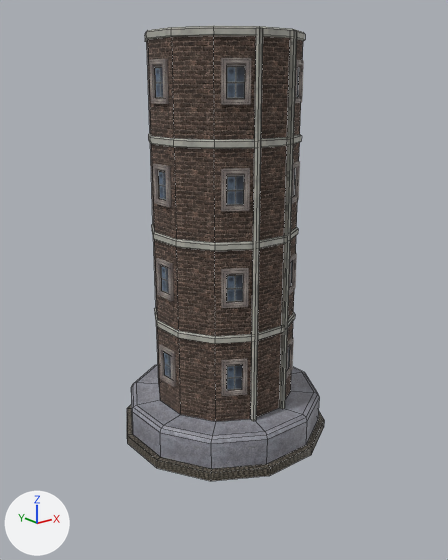
A saved change to the FBX model Assets/_Presentation/3D_assets/Modular_assets_street/building/adrews_pisya.fbx.
Rendered twice from a 50 mm camera at (-20.5, -25.6, 16.7) aimed at (-0.4, -0.5, 6.7). Arrows for +X, +Y and +Z are at lower left; the lights stay in place. The older version comes first. Mesh edges are drawn as thin lines on the coarser meshes. Where no turn or scale is listed for an object, it has been applied to the vertices.

In view in the first picture: 'Brick_wall.003', 'Brick_wall.009', 'Brick_wall.010', 'window5.001'.
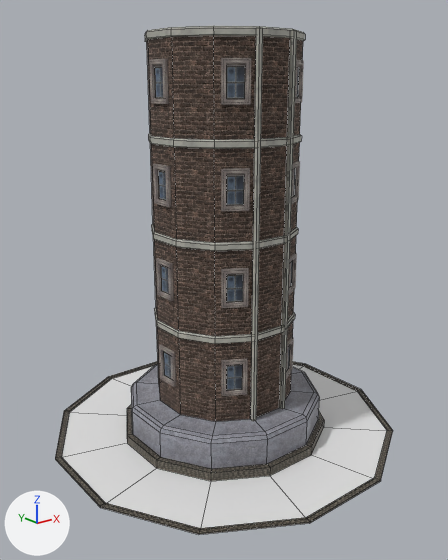
Changed parts and their boxes (x1, y1, x2, y2) in the pictures (448 x 560 px; the box of a moved part takes in the faces that stretch with it):
'Brick_wall.010', reshaped (71% wider, 48% taller): before (127, 364, 324, 481); after (55, 361, 393, 535)
part 1 of me_cube_010, moved or reshaped: (251, 28, 294, 421) in both
part 2 of me_cube_094, added: after (55, 361, 393, 535)

What the commit changed:
Material 'Material.003' (mat_material_003) is new.
Its base color is (0.8, 0.8, 0.8) (white #e7e7e7).
me_cube_010 is used by ob_brick_wall_003; location (-1.17, 3.64, 0.0).
Verts and faces of me_cube_010; kept vertices keep their numbers, new ones are numbered from 253.
Before the commit, vertices of me_cube_010: 233 (2.0, -7.7, 19.1) at pixel (293, 30), 234 (2.0, -7.7, 0.0) at pixel (282, 409), 235 (2.2, -7.7, 0.0) at pixel (284, 408), 236 (2.2, -7.7, 19.1) at pixel (296, 30), 237 (2.2, -7.7, 0.0) at pixel (284, 407).
Before the commit, vertices of me_cube_010: 238 (2.2, -7.4, 0.0), 239 (2.2, -7.4, 19.1) at pixel (293, 30), 240 (2.0, -7.7, 0.0) at pixel (282, 409), 241 (2.0, -7.4, 0.0) at pixel (279, 407), 242 (2.0, -7.4, 19.1) at pixel (290, 30).
Before the commit, vertices of me_cube_010: 243 (-0.1, -7.7, 19.1) at pixel (259, 27), 244 (-0.1, -7.7, 0.0) at pixel (253, 421), 245 (0.1, -7.7, 0.0) at pixel (256, 420), 246 (0.1, -7.7, 19.1) at pixel (262, 28), 247 (0.1, -7.7, 0.0) at pixel (256, 420).
Before the commit, vertices of me_cube_010: 248 (0.1, -7.4, 0.0), 249 (0.1, -7.4, 19.1) at pixel (259, 28), 250 (-0.1, -7.7, 0.0) at pixel (253, 421), 251 (-0.1, -7.4, 0.0) at pixel (250, 419), 252 (-0.1, -7.4, 19.1) at pixel (256, 28).
me_cube_010 had 253 vertices, 201 faces and spanned x -2.7..4.9, y -7.7..0.2, z 0.0..19.2.
me_cube_010 now has 245 vertices, 201 faces and spans x -2.7..4.9, y -7.7..0.2, z 0.0..19.2.
Part 1, on me_cube_010:
Vertices deleted: 237, 240, 247, 250 (with the faces that use them).
New faces: (235, 238, 239, 236), (233, 242, 241, 234), (245, 248, 249, 246), (243, 252, 251, 244) (mat_trims (picture img_trims_png)).
Other edits to the shape of me_cube_010 do not show in these pictures.
me_cube_094 is used by ob_brick_wall_010; location (-1.17, 3.64, 0.0).
me_cube_094 had 84 vertices, 72 faces and spanned x -4.58..6.74, y -9.38..1.94, z -2.22..0.0.
me_cube_094 now has 132 vertices, 120 faces and spans x -8.38..10.53, y -13.17..5.73, z -2.22..0.0.
Part 2, on me_cube_094:
24 vertices are added at x -8.38..10.53, y -13.17..5.73, z -2.22.
24 new vertices lie (0.0, 0.0, 0.07) away from vertices in x -8.38..10.53, y -13.17..5.73, z -2.22.
12 new faces join them, mat_material_003 (white #e7e7e7).
36 new faces join them, mat_brick_001 (picture img_plitochka_png).
me_cube_094 gains material mat_material_003 (white #e7e7e7).
